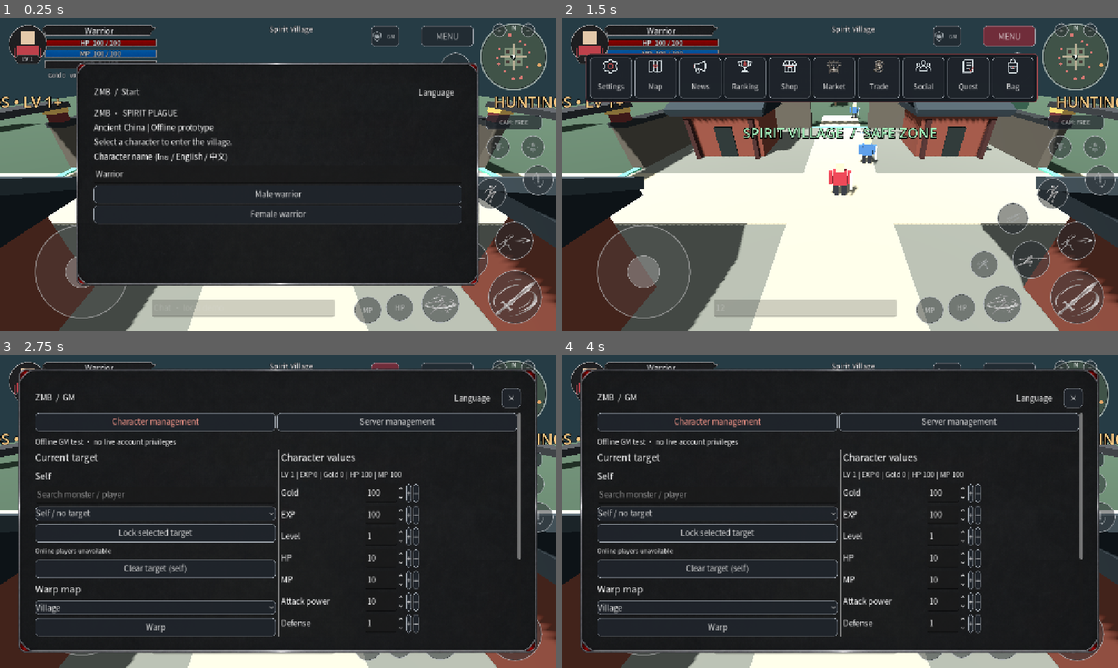
Above: before the commit, frames 1-4 (two rows, left to right).
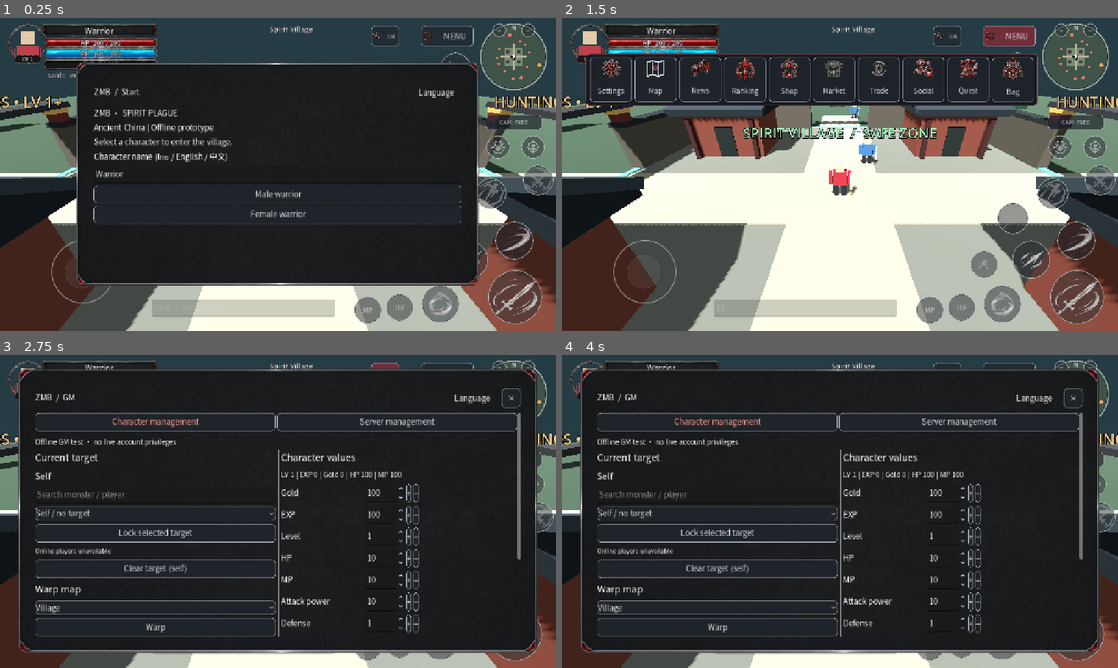
Above: after the commit, the same moments.

Repository: redfullmoon209-debug/ZMB
Game: Godot game, scene res://main.tscn
Two runs of this game, one before a commit and one after it. Both use one fixed random seed, a clock stepped at 60 frames per second and the inputs below.
Inputs (mouse positions are in pixels of both pictures, inside the frame that each line leads up to):
- Up to frame 1 (0.25 s): no input
- Up to frame 2 (1.5 s): click (806, 309) at 0.52 s; type "12" at 0.6 s; click "MENU" at 1.25 s
- Up to frame 3 (2.75 s): click "GM" at 2 s
- Up to frame 4 (4 s): click (717, 495) at 2.77 s; type "Alex" at 2.85 s; click "Character management" at 3.5 s

The runs differ from the first frame. In frame 1, 2.9% of the frame differs, in the area x 1-100%, y 1-96%; in frame 2, 6.3%; in frame 3, 0.4%; in frame 4, 0.4%.

Commit message:
ZMB v0.1.39: import Zcitymb menu, combat and HUD artwork

Diff:
--- a/hud.gd
+++ b/hud.gd
@@ -238,12 +238,14 @@
 	zone_label=label("",Vector2(420,106),Vector2(440,34))
 	zone_label.horizontal_alignment=HORIZONTAL_ALIGNMENT_CENTER
 	zone_label.add_theme_font_size_override("font_size",21)
-	make_button("MENU",Vector2(970,18),Vector2(120,48),func(): open_page("Menu"))
+	var main_menu := make_button("MENU",Vector2(970,18),Vector2(120,48),func(): open_page("Menu"))
+	main_menu.icon=preload("res://assets/menu_icons/menu.png")
+	main_menu.add_theme_constant_override("icon_max_width",30)
 	if game.gm_allowed():
 		gm_button=make_button("GM",Vector2(855,18),Vector2(64,48),func():
 			if is_instance_valid(game.target) and not game.is_demo_target(game.target): game.gm_target=game.target
 			open_page("GM"))
-		gm_button.icon=preload("res://assets/menu_icons/gm.svg")
+		gm_button.icon=preload("res://assets/menu_icons/gm.png")
 		gm_button.add_theme_font_size_override("font_size",12)
 		gm_button.add_theme_constant_override("icon_max_width",24)
 		gm_button.expand_icon=false
@@ -267,14 +269,14 @@
 	for state in ["normal","hover","pressed","focus"]:
 		joystick.add_theme_stylebox_override(state,StyleBoxEmpty.new())
 	var joystick_base := TextureRect.new()
-	joystick_base.texture=preload("res://assets/controls/joystick_base_gray.svg")
+	joystick_base.texture=preload("res://assets/controls/joystick_base_gray.png")
 	joystick_base.expand_mode=TextureRect.EXPAND_IGNORE_SIZE
 	joystick_base.stretch_mode=TextureRect.STRETCH_KEEP_ASPECT_CENTERED
 	joystick_base.mouse_filter=Control.MOUSE_FILTER_IGNORE
 	joystick.add_child(joystick_base)
 	joystick_base.set_anchors_and_offsets_preset(Control.PRESET_FULL_RECT)
 	joystick_knob=TextureRect.new()
-	joystick_knob.texture=preload("res://assets/controls/joystick_thumb_gray.svg")
+	joystick_knob.texture=preload("res://assets/controls/joystick_thumb_gray.png")
 	joystick_knob.expand_mode=TextureRect.EXPAND_IGNORE_SIZE
 	joystick_knob.stretch_mode=TextureRect.STRETCH_KEEP_ASPECT_CENTERED
 	joystick_knob.mouse_filter=Control.MOUSE_FILTER_IGNORE
@@ -382,7 +384,7 @@
 	status_name.auto_translate_mode=Node.AUTO_TRANSLATE_MODE_DISABLED
 	for i in range(3):
 		var p := Vector2(83,31+i*25)
-		status_art(player_status,"04_bar_track.png",p,Vector2(261,24))
+		status_art(player_status,["04_bar_track.png","10_mp_track.png","11_exp_track.png"][i],p,Vector2(261,24))
 		var clip := Control.new()
 		clip.mouse_filter=Control.MOUSE_FILTER_IGNORE
 		clip.clip_contents=true
@@ -437,7 +439,7 @@
 	status_fill_clips[0].size.x=253.0*clampf(game.hp/game.max_hp(),0,1)
 	status_fill_clips[1].size.x=253.0*clampf(game.mp/game.max_mp(),0,1)
 	status_fill_clips[2].size.x=253.0*clampf(game.xp/100.0,0,1)
-	stats.text="Gold %d   v0.1.38"%game.coins
+	stats.text="Gold %d   v0.1.39"%game.coins
 	if status_portrait_male!=game.male:
 		status_portrait_male=game.male
 		status_portrait.scale=game.player_visual.scale
@@ -449,7 +451,7 @@
 	root.add_child(target_status)
 	target_status.position=Vector2(430,12)
 	target_status.size=Vector2(410,113)
-	target_portrait_art=status_art(target_status,"01_portrait_frame.png",Vector2.ZERO,Vector2(72,72))
+	target_portrait_art=status_art(target_status,"target_normal_ring.png",Vector2.ZERO,Vector2(72,72))
 	target_portrait_image=TextureRect.new()
 	target_portrait_image.expand_mode=TextureRect.EXPAND_IGNORE_SIZE
 	target_portrait_image.mouse_filter=Control.MOUSE_FILTER_IGNORE
@@ -486,7 +488,7 @@
 	target_bar.add_child(target_fill)
 	target_fill.position=Vector2(20,6)
 	target_fill.size=Vector2(290,16)
-	status_art(target_fill,"05_hp_fill.png",Vector2.ZERO,Vector2(290,16))
+	status_art(target_fill,"target_hp_fill.png",Vector2.ZERO,Vector2(290,16))
 	target_hp=status_text(target_bar,Vector2.ZERO,Vector2(330,28),14)
 	target_bar.hide()
 	target_menu_button=target_action_button(target_status,"",Vector2(17,74),Vector2(38,38),func():target_menu.visible=not target_menu.visible)
@@ -558,6 +560,7 @@
 	target_menu_button.visible=show_player
 	if not show_player: target_menu.hide()
 	if valid and portrait_source_id!=n.get_instance_id():
+		target_portrait_art.texture=load(PLAYER_HUD+["target_normal_ring.png","target_elite_ring.png","target_boss_ring.png"][clampi(int(n.get_meta("tier",0)),0,2)])
 		portrait_source_id=n.get_instance_id()
 		target_menu.hide()
 		if is_instance_valid(target_model): target_model.queue_free()
@@ -851,7 +854,7 @@
 		if is_instance_valid(close_button): controls["CLOSE"] = _web_rect(close_button)
 		var menu_rects := {}
 		for key in menu_items: menu_rects[key]=_web_rect(menu_items[key])
-		var d := {"version":"0.1.38","ready":true,"started":game.started,"s …(627 unchanged characters)…
+		var d := {"version":"0.1.39","ready":true,"started":game.started,"s …(627 unchanged characters)…
 		var payload := JSON.stringify(d)
 		if browser_window != null:
 			browser_window.zmbDiagnosticsJSON = payload
@@ -1199,7 +1202,7 @@
 			b.icon=load(UHD+key.to_lower()+".png")
 		b.icon_alignment=HORIZONTAL_ALIGNMENT_CENTER
 		b.vertical_icon_alignment=VERTICAL_ALIGNMENT_TOP
-		b.add_theme_constant_override("icon_max_width",38)
+		b.add_theme_constant_override("icon_max_width",48)
 		b.add_theme_font_size_override("font_size",16)
 		b.pressed.connect(func():open_page(key))
 		row.add_child(b)
@@ -1556,6 +1559,9 @@
 	if page in INVENTORY_PAGES:
 		for key in INVENTORY_PAGES:
 			var tab: Button=add_button(header,trn(key),func():open_page(key))
+			if key!="Character":
+				tab.icon=load("res://assets/menu_icons/"+key.to_lower()+".png")
+				tab.add_theme_constant_override("icon_max_width",26)
 			tab.custom_minimum_size=Vector2(110,44)
 			if key==page: tab.add_theme_color_override("font_color",Color("ff9c8e"))
 	language_menu(header,page)
--- a/online_pages.gd
+++ b/online_pages.gd
@@ -17,7 +17,7 @@
 
 static func social(h,p: Node):
 	var ui=preload("res://service_pages.gd").new()
-	ui.tabs(h,p,[h.localized("เพื่อน","Friends","好友"),h.localized("ปาร์ตี้","Party","队伍"),h.localized("กิลด์","Guild","公会")],h.social_tab,func(i):h.social_tab=i;h.social_sub=0;h.open_page("Social"))
+	ui.tabs(h,p,[h.localized("เพื่อน","Friends","好友"),h.localized("ปาร์ตี้","Party","队伍"),h.localized("กิลด์","Guild","公会")],h.social_tab,func(i):h.social_tab=i;h.social_sub=0;h.open_page("Social"),["social","party","guild"])
 	var subs: Array=[]
 	match h.social_tab:
 		0: subs=[h.localized("รายชื่อเพื่อน","Friends list","好友列表"),h.localized("คำขอ","Requests","申请"),h.localized("บล็อก","Blocked","黑名单")]
--- a/service_pages.gd
+++ b/service_pages.gd
@@ -18,11 +18,14 @@
 	parent.add_child(v)
 	return v
 
-func tabs(hud, parent: Node, labels: Array, active: int, action: Callable):
+func tabs(hud, parent: Node, labels: Array, active: int, action: Callable, icons: Array = []):
 	var row := HBoxContainer.new()
 	parent.add_child(row)
 	for i in range(labels.size()):
 		var b: Button=hud.add_button(row,labels[i],func():action.call(i))
+		if i<icons.size():
+			b.icon=load("res://assets/menu_icons/"+str(icons[i])+".png")
+			b.add_theme_constant_override("icon_max_width",28)
 		b.size_flags_horizontal=Control.SIZE_EXPAND_FILL
 		if i==active: b.add_theme_color_override("font_color",Color("ff9c8e"))
 	parent.add_child(HSeparator.new())
Binary file changed: assets/controls/actions/attack.png
Binary file changed: assets/controls/actions/auto.png
Binary file changed: assets/controls/actions/dash.png
Binary file changed: assets/controls/actions/jump.png
Binary file changed: assets/controls/actions/loot.png
Binary file changed: assets/controls/actions/monster.png
Binary file changed: assets/controls/actions/player.png
Binary file changed: assets/controls/actions/skill1.png
Binary file changed: assets/controls/actions/skill2.png
Binary file changed: assets/controls/actions/skill3.png
Binary file added: assets/controls/joystick_base_gray.png
Binary file added: assets/controls/joystick_thumb_gray.png
(and 27 more such lines)
